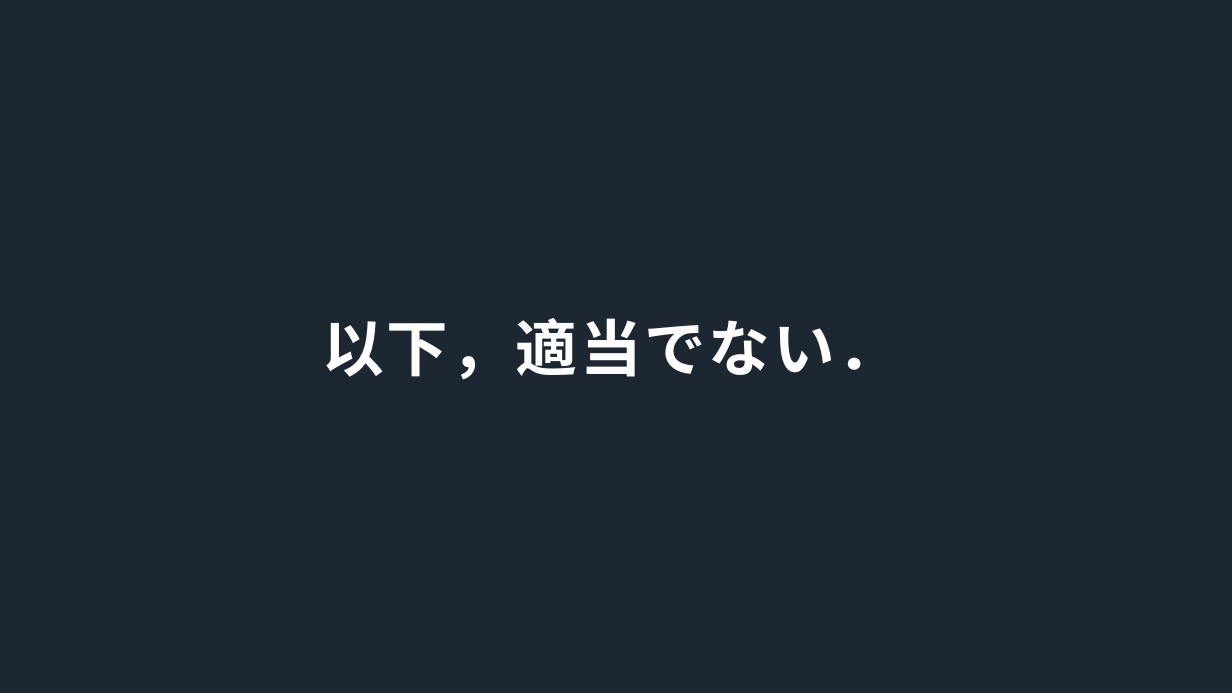
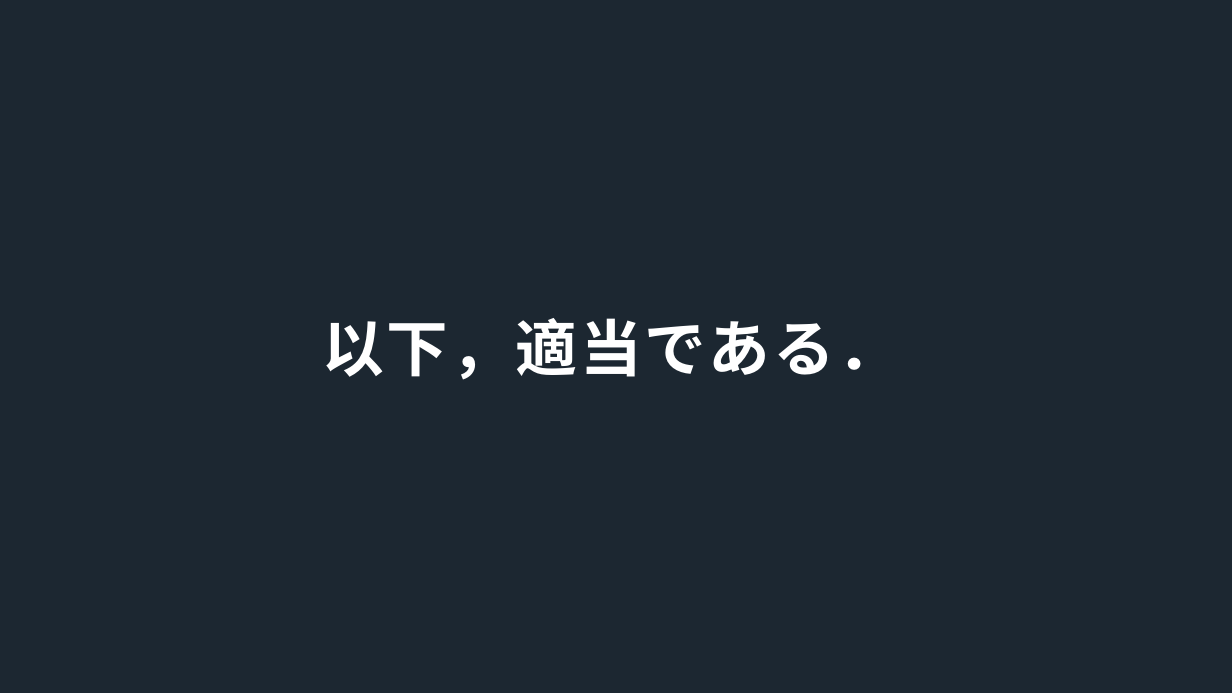
Before and after one commit to Amos2610/Github_training, a slide deck: slide 23 of Github講習会_叩き台.pptx. Drawn at 1232x693 pixels with LibreOffice and Linux fonts; fonts in the diff are those of the drawing. Boxes give left, top, right and bottom in pixels: in the first picture for what was removed or moved away, otherwise in the second. Text is boxed around its words. In the diff, an @@ line names an element or a change of style, - is before the commit and + after.

Commit message:
Revert "ppt23ページ目「以下，適当でない」に変更"

```diff
--- a/Github講習会_叩き台.pptx
+++ b/Github講習会_叩き台.pptx
@@ title at box(322, 318, 899, 380): text changed @@
-以下，適当でない．
+以下，適当である．
```
Also in this commit, not shown: 34 other slides changed.
